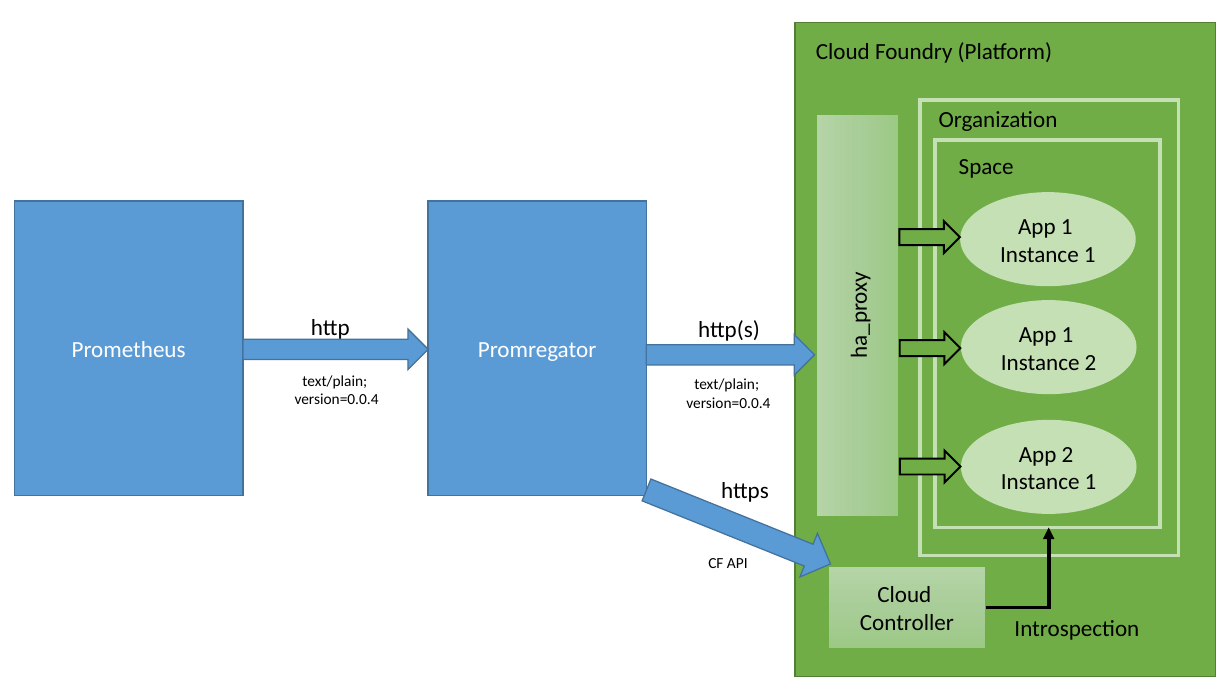
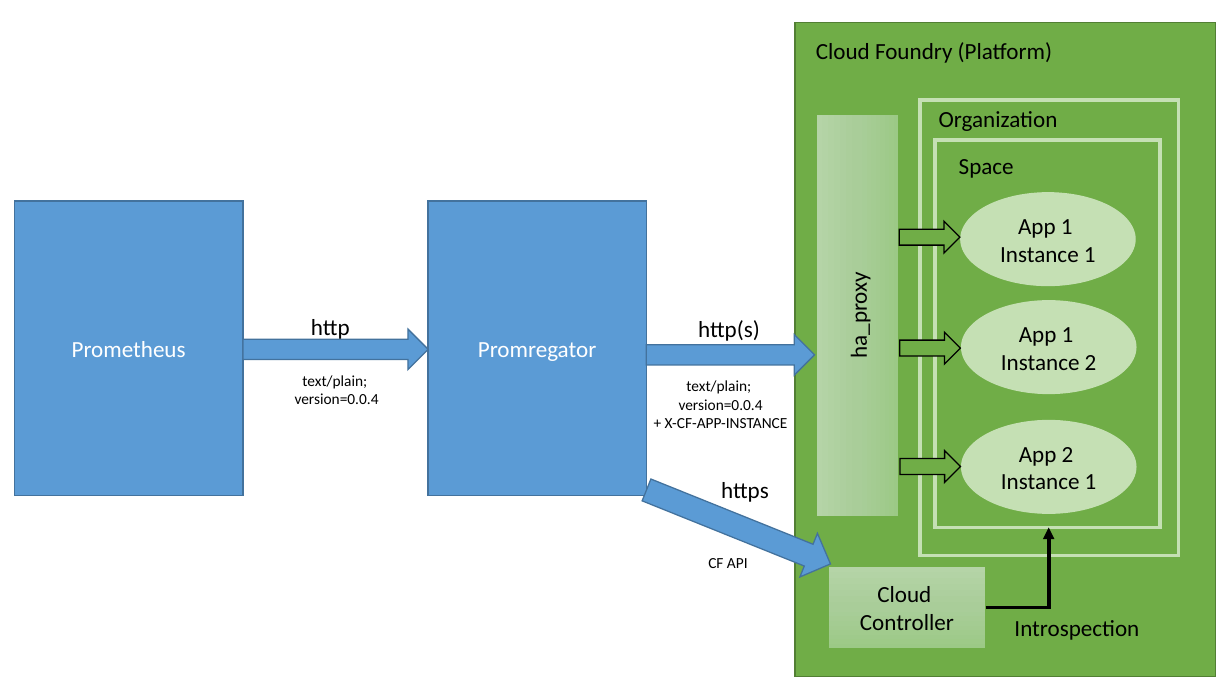
Before and after one commit to promregator/promregator, a slide deck: slide 1 of docs/raw/architecture.pptx. Drawn at 1232x693 pixels with LibreOffice and Linux fonts; fonts in the diff are those of the drawing. Boxes give left, top, right and bottom in pixels: in the first picture for what was removed or moved away, otherwise in the second. Text is boxed around its words. In the diff, an @@ line names an element or a change of style, - is before the commit and + after.

Commit message:
Updating architecture picture with X-CF-APP-INSTANCE

```diff
--- a/docs/raw/architecture.pptx
+++ b/docs/raw/architecture.pptx
@@ text "text/plain; version=0.0.4": place and size @@
-text "text/plain; version=0.0.4" at box(686, 378, 770, 408)
+text "text/plain; version=0.0.4" at box(665, 380, 788, 428)
@@ text at box(665, 418, 788, 428): paragraph added @@
++ X-CF-APP-INSTANCE
@@ outline #000000 1.5 pt to #000000 1 pt in 3 elements at box(899, 221, 960, 252), box(900, 333, 961, 364), box(900, 451, 961, 482) @@
```
Also in this commit, not shown: 1 other file.
